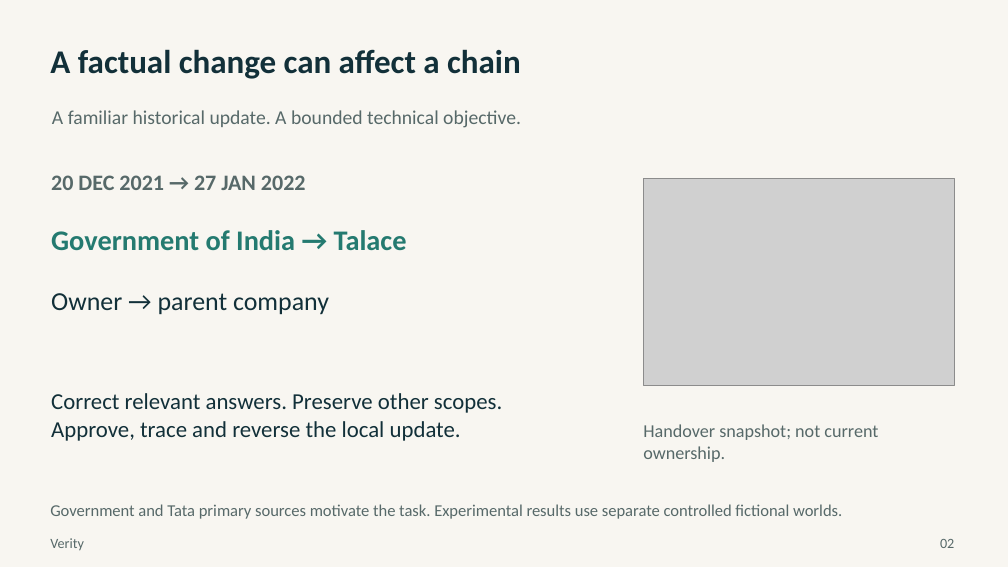
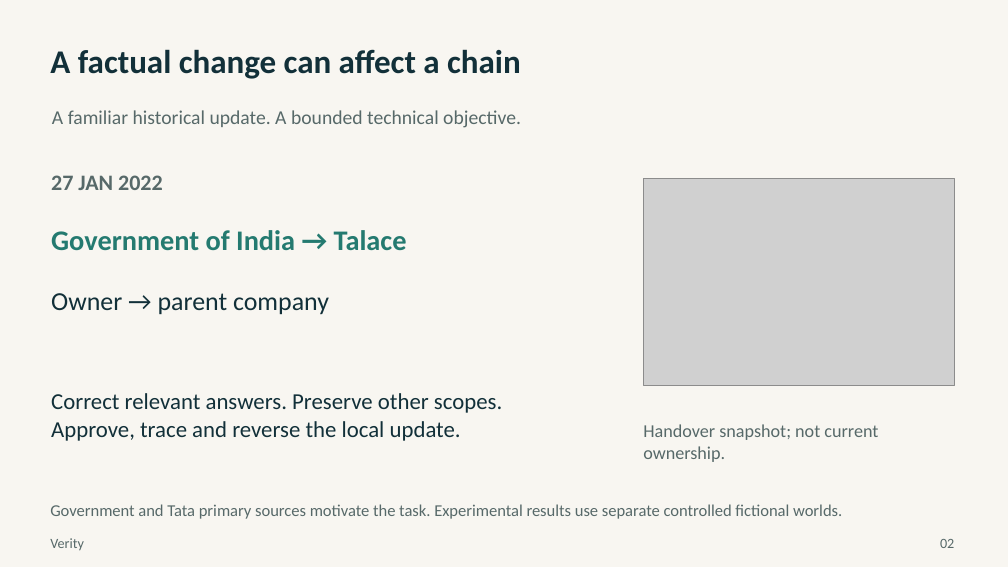
Before and after one commit to ShivamRaghav7/verity, a slide deck: slide 2 of output/presentation/sec.pptx. Drawn at 1008x567 pixels with LibreOffice and Linux fonts; fonts in the diff are those of the drawing; grey boxes stand for pictures. Boxes give left, top, right and bottom in pixels: in the first picture for what was removed or moved away, otherwise in the second. Text is boxed around its words. In the diff, an @@ line names an element or a change of style, - is before the commit and + after.

```diff
--- a/output/presentation/sec.pptx
+++ b/output/presentation/sec.pptx
@@ text at (51,175,163,190): text changed @@
-20 DEC 2021 → 27 JAN 2022
+27 JAN 2022
```
Also in this commit, not shown: 2 other slides changed, 1 slide added, 1 slide removed, 2 other files.
